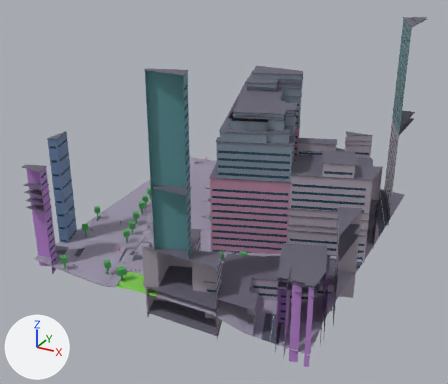
The glTF model public/maps/melbourne/chunks/5_-18.glb, before and after one commit.
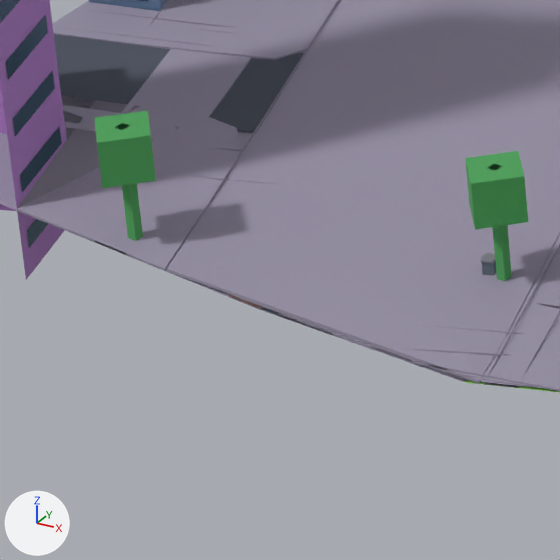
Each version is shown whole from a camera (50 mm lens) standing at (768.5, 1889.8, 152.0) and looking at (654.3, 2097.5, 48.2), then close up on the part from 11% to 26% of the width and 63% to 80% of the height. The lights are fixed; the arrows at lower left show +X, +Y and +Z. The last two pictures show the newer version. Where no turn or scale is listed for an object, it has been applied to the vertices. Vertices at exactly the same position are counted once.

Objects in the first close-up: 'compiled-chunk'.
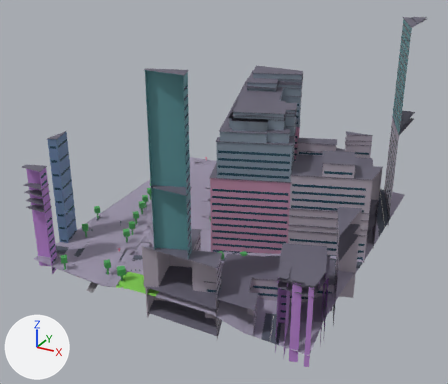
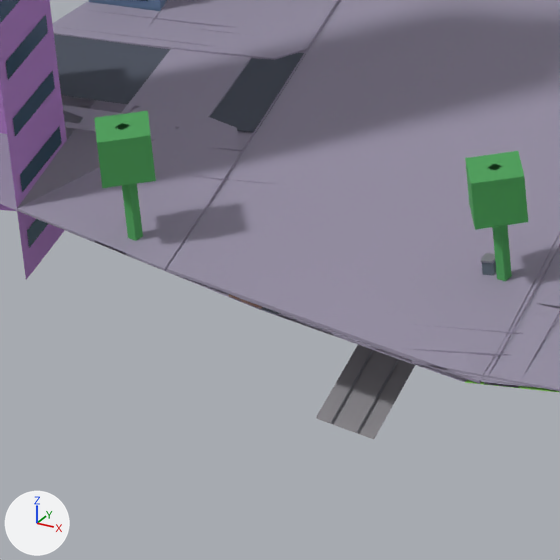
What the commit changed:
me_mesh_0 has 9571 vertices, 11887 faces and spans x -60.0..60.0, y -60.3..60.3, z -49.2..49.2.
me_mesh_0 is used by ob_compiled_chunk; location (654.0, 2105.86, 65.23).
me_mesh_0 part 1: the loose piece of 50 vertices spanning x -57.1..-30.6, y -59.9..13.3, z -41.5..-35.4 is moved by (0.0, 0.0, -5.0).
me_mesh_0 part 2: the loose piece of 47 vertices spanning x -58.5..-32.1, y -59.9..12.8, z -41.5..-35.4 is moved by (0.0, 0.0, -5.0).
me_mesh_0 part 3: the loose piece of 52 vertices spanning x -59.8..-29.7, y -59.9..15.1, z -41.6..-35.3 is moved by (0.0, 0.0, -5.0).

What differs and where, as boxes (x1, y1, x2, y2) in the close-ups (560 x 560 px; the box of a moved part takes in the faces that stretch with it):
'compiled-chunk', reshaped
    before: (0, 0, 560, 392)
    after: (0, 0, 560, 439)
part 1 of me_mesh_0, moved or reshaped (not visible before)
    after: (357, 359, 399, 433)
part 2 of me_mesh_0, moved or reshaped (not visible before)
    after: (331, 350, 374, 423)
part 3 of me_mesh_0, moved or reshaped (not visible before)
    after: (316, 345, 415, 439)
